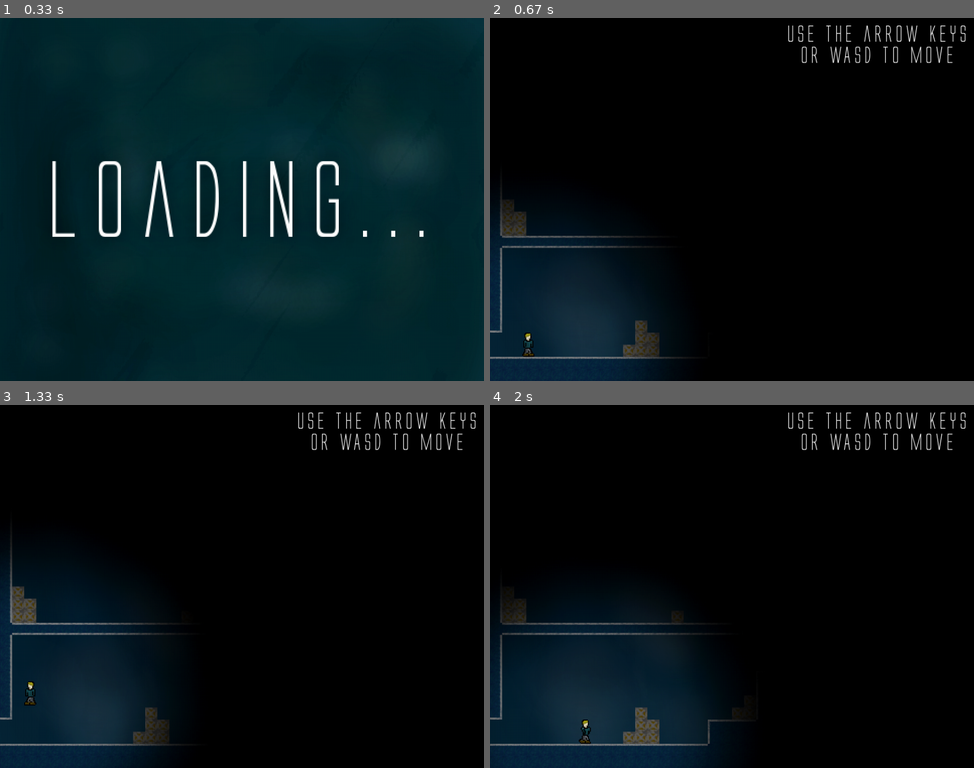
Above: before the commit, frames 1-4 (two rows, left to right).
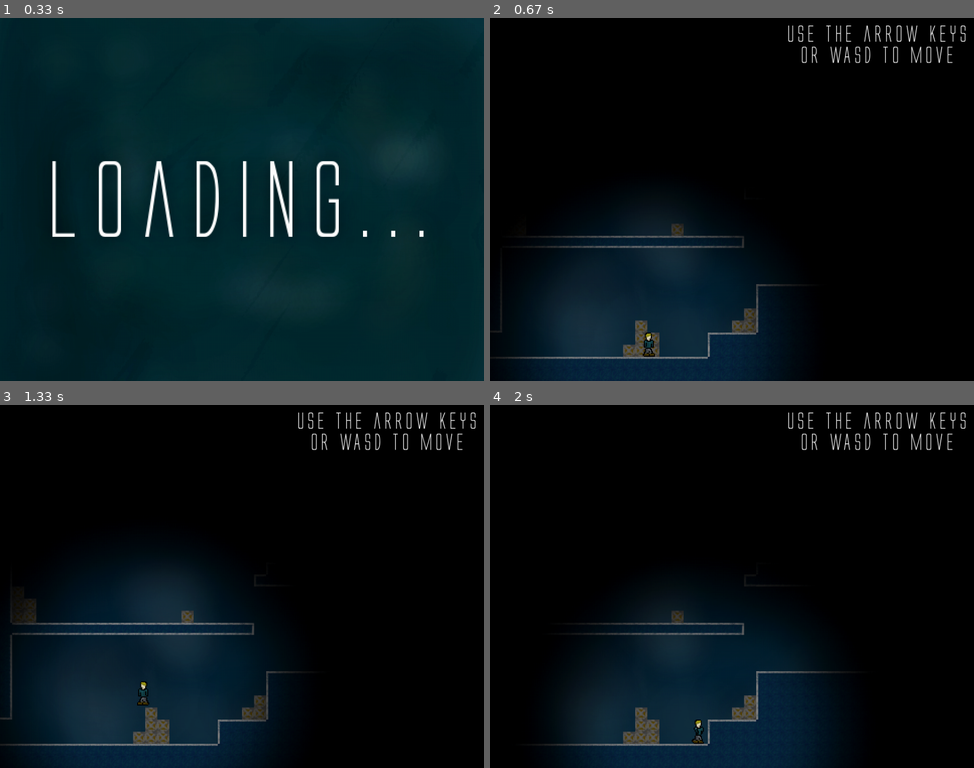
Above: after the commit, the same moments.

Repository: Sigton/stealth
Game: pygame game, started from source/main.py
The game is run twice, just before and just after one commit, with the same random seed, the same clock (stepped at 60 frames per second) and the same inputs.
Inputs:
- Up to frame 1 (0.33 s): no input
- Up to frame 2 (0.67 s): hold Right from 0.33 s (still down)
- Up to frame 3 (1.33 s): release Right at 0.8 s; hold A 0.83-1.13 s; hold Up 0.83-1.13 s; hold Up from 1.17 s (still down)
- Up to frame 4 (2 s): release Up at 1.47 s; hold Right 1.5-1.97 s

Frame 1 is identical in both runs. In frame 2, 16% of the frame differs, in the area x 0-63%, y 47-100%; in frame 3, 17%; in frame 4, 20%, in the area x 0-73%, y 48-100%.

Commit message:
Horizontal scrolling is now completely working

Diff:
--- a/source/level.py
+++ b/source/level.py
@@ -30,6 +30,7 @@
 
     # How far the level has scrolled
     world_shift = 0
+    at_edge = False
 
     def __init__(self, player):
 
@@ -80,10 +81,13 @@
 
         # Set boundaries
         if self.world_shift >= 0:
+            self.at_edge = True
             self.world_shift = 0
         elif self.world_shift <= -960:
+            self.at_edge = True
             self.world_shift = -960
         else:
+            self.at_edge = False
             # Move everything in the level
             for platform in self.platform_list:
                 platform.rect.x += shift_x
--- a/source/main.py
+++ b/source/main.py
@@ -186,14 +186,16 @@
         blackout.update()
 
         # Scrolling
-        if player.rect.x >= 864:
-            diff = player.rect.x - 864
-            player.rect.x = 864
+        if player.rect.x >= 624:
+            diff = player.rect.x - 624
+            if not current_level.at_edge:
+                player.rect.x = 624
             current_level.shift_world(-diff)
 
-        if player.rect.x <= 48:
-            diff = player.rect.x - 48
-            player.rect.x = 48
+        if player.rect.x <= 288:
+            diff = player.rect.x - 288
+            if not current_level.at_edge:
+                player.rect.x = 288
             current_level.shift_world(-diff)
 
         # All drawing goes here
